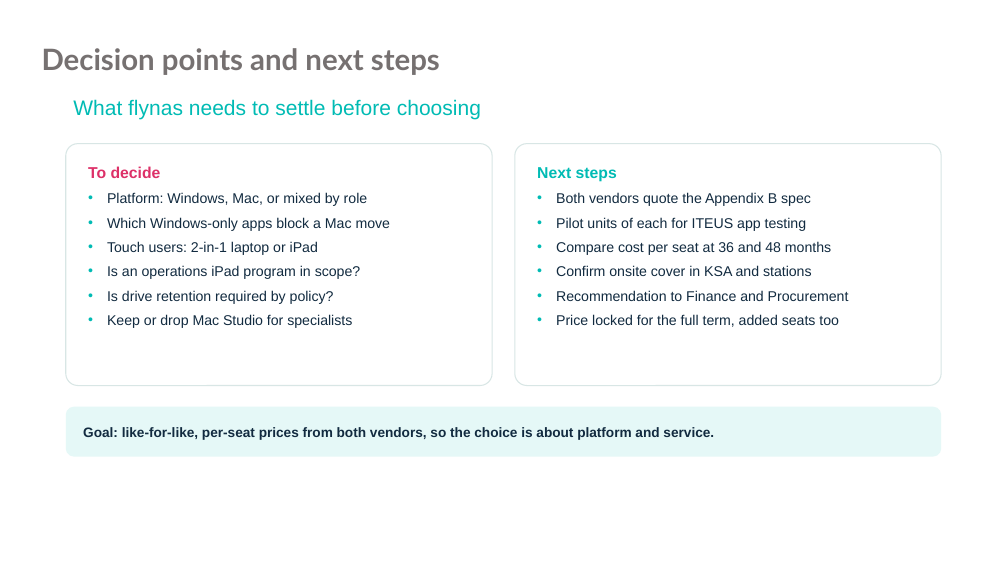
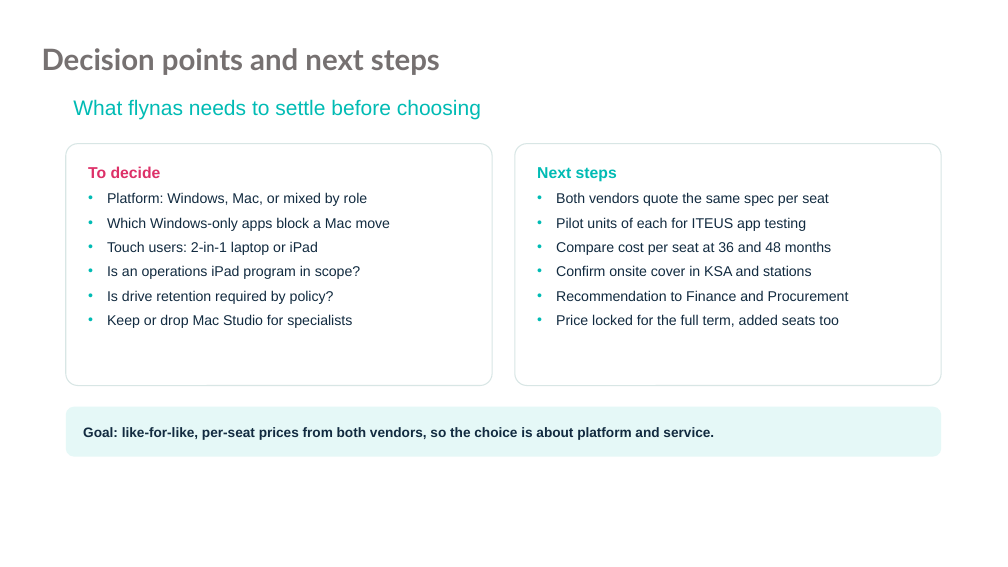
Before and after one commit to 7vbphz8fgw-commits/Bcipd, a slide deck: slide 7 of Flynas_Lenovo_vs_Apple_DaaS.pptx. Drawn at 1008x567 pixels with LibreOffice and Linux fonts; fonts in the diff are those of the drawing; background and template pictures are left out. Boxes give left, top, right and bottom in pixels: in the first picture for what was removed or moved away, otherwise in the second. Text is boxed around its words. In the diff, an @@ line names an element or a change of style, - is before the commit and + after.

```diff
--- a/Flynas_Lenovo_vs_Apple_DaaS.pptx
+++ b/Flynas_Lenovo_vs_Apple_DaaS.pptx
@@ text in rounded rectangle at [556,192,829,206]: text changed @@
-• Both vendors quote the Appendix B spec
+• Both vendors quote the same spec per seat
```
Also in this commit, not shown: 4 other slides changed, 1 other file.
